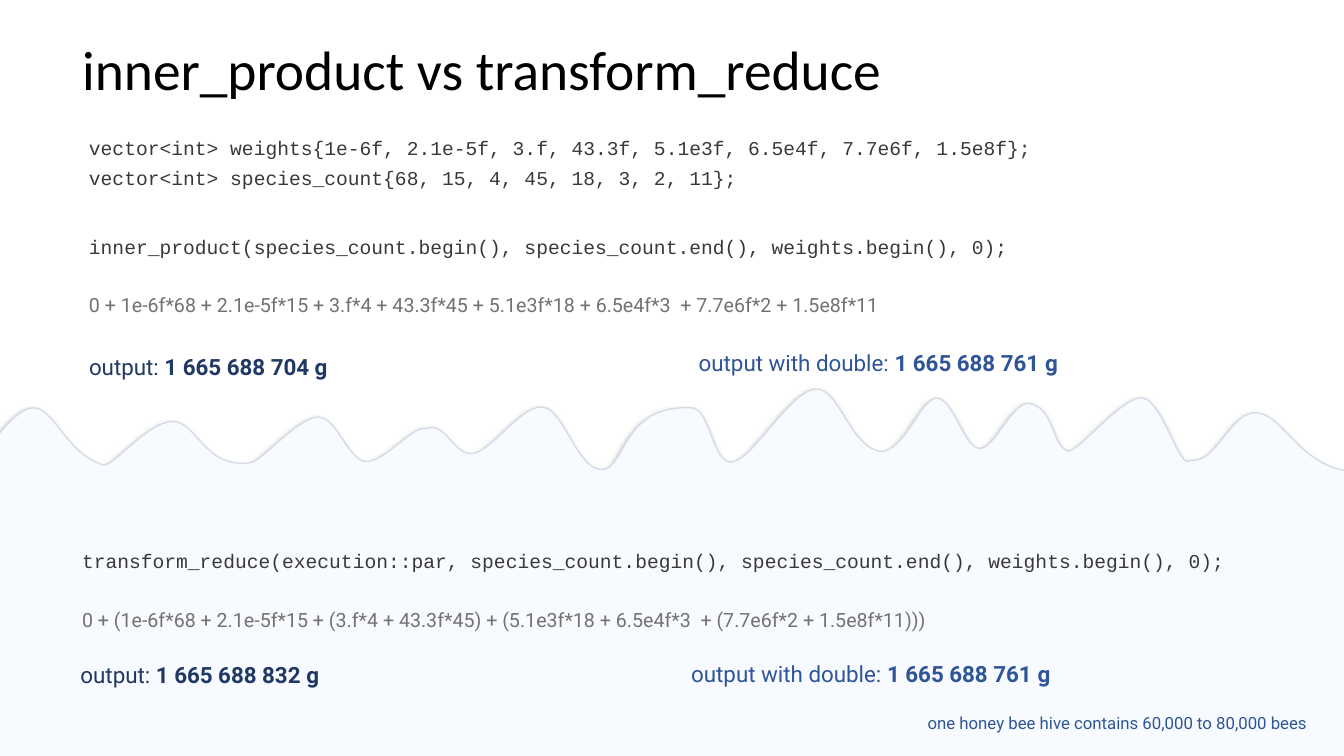
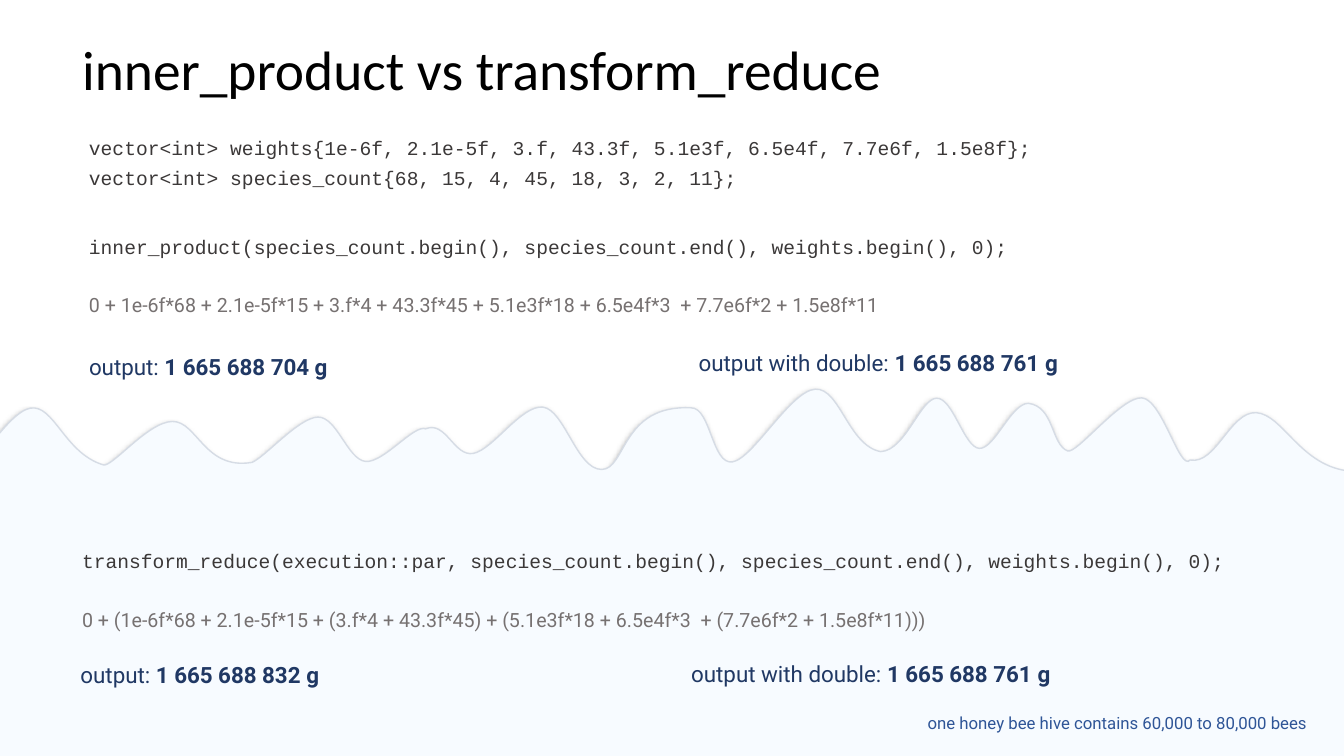
Before and after one commit to EmptySquareBubble/StoriesFromAParallelUniverse-, a slide deck: slide 19 of stories_from_a_paralel_universe.pptx. Drawn at 1344x756 pixels with LibreOffice and Linux fonts; fonts in the diff are those of the drawing. Boxes give left, top, right and bottom in pixels: in the first picture for what was removed or moved away, otherwise in the second. Text is boxed around its words. In the diff, an @@ line names an element or a change of style, - is before the commit and + after.

```diff
--- a/stories_from_a_paralel_universe.pptx
+++ b/stories_from_a_paralel_universe.pptx
@@ text "output with double: 1 665 ..." at [699,354,1058,376]: text colour #2F5597 to #203864 @@
@@ text "output with double: 1 665 ..." at [691,665,1051,687]: text colour #2F5597 to #203864 @@
```
Also in this commit, not shown: 9 other slides changed, 2 slides added.
